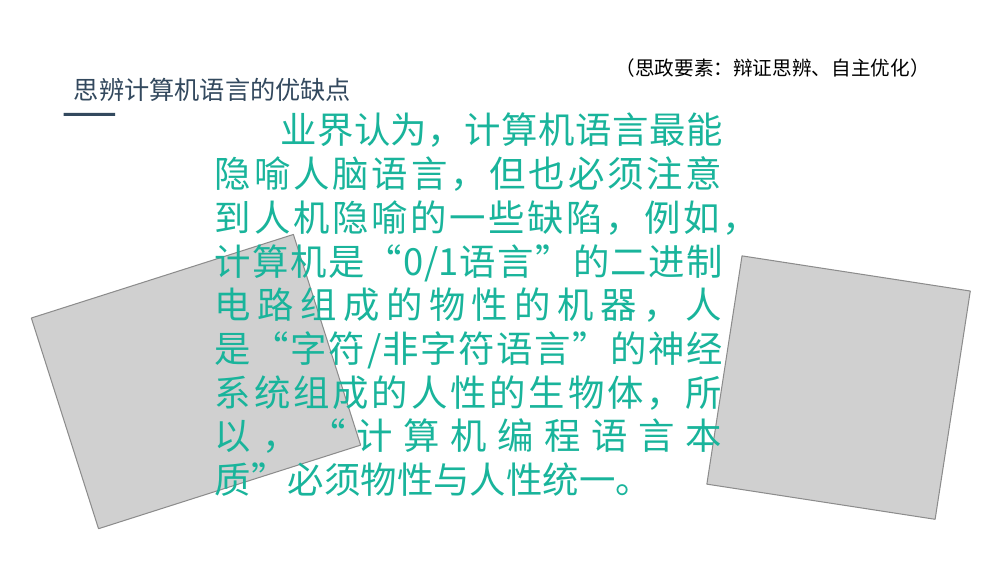
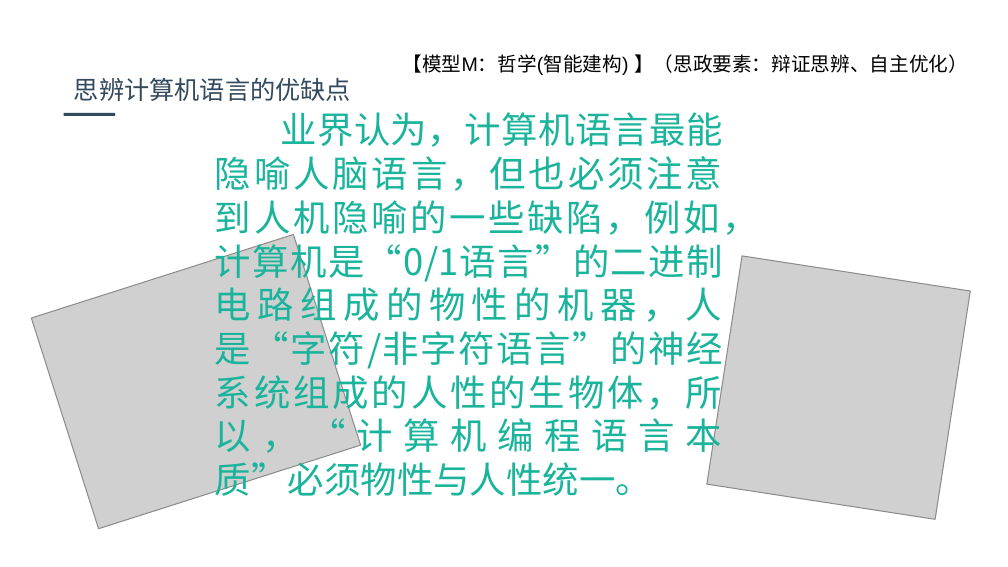
Before and after one commit to jbhuang99/WebEdu_LocalVersion_YuQin_DotNetCore2.1, a slide deck: slide 12 of wwwroot/1-FourPlatformLevelsofUniversalProgrammingLanguage.pptx. Drawn at 1008x567 pixels with LibreOffice and Linux fonts; fonts in the diff are those of the drawing; grey boxes stand for pictures; background and template pictures are left out. Boxes give left, top, right and bottom in pixels: in the first picture for what was removed or moved away, otherwise in the second. Text is boxed around its words. In the diff, an @@ line names an element or a change of style, - is before the commit and + after.

```diff
--- a/wwwroot/1-FourPlatformLevelsofUniversalProgrammingLanguage.pptx
+++ b/wwwroot/1-FourPlatformLevelsofUniversalProgrammingLanguage.pptx
@@ text at [403,54,968,75]: text changed @@
-（思政要素：辩证思辨、自主优化）
+【模型M：哲学(智能建构) 】（思政要素：辩证思辨、自主优化）
```
Also in this commit, not shown: 6 other slides changed.
